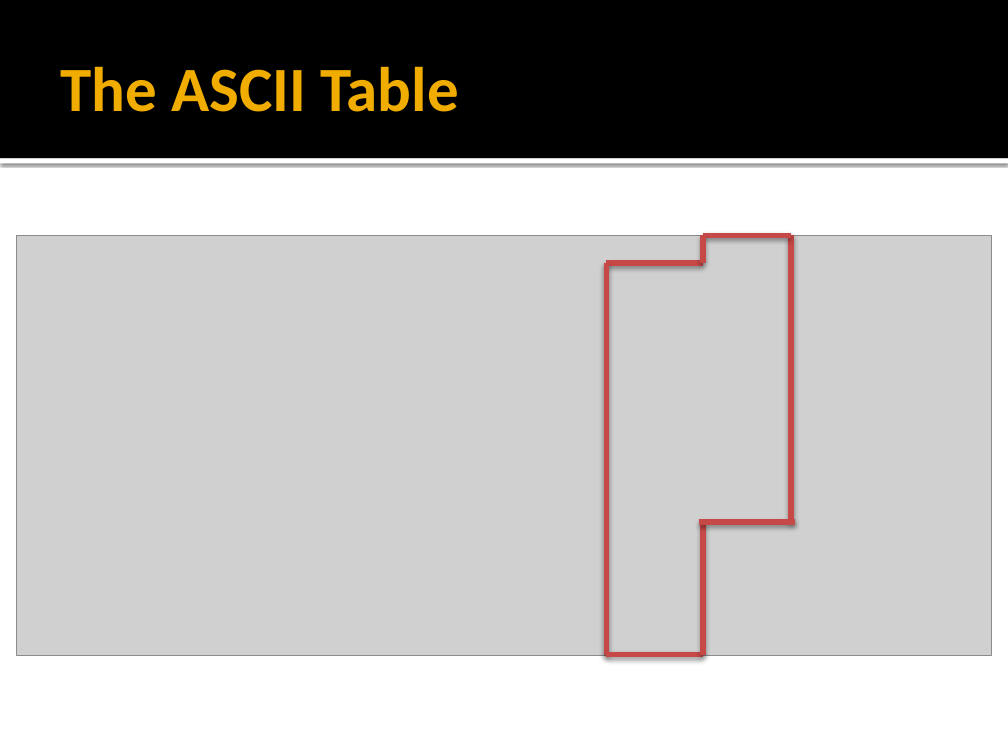
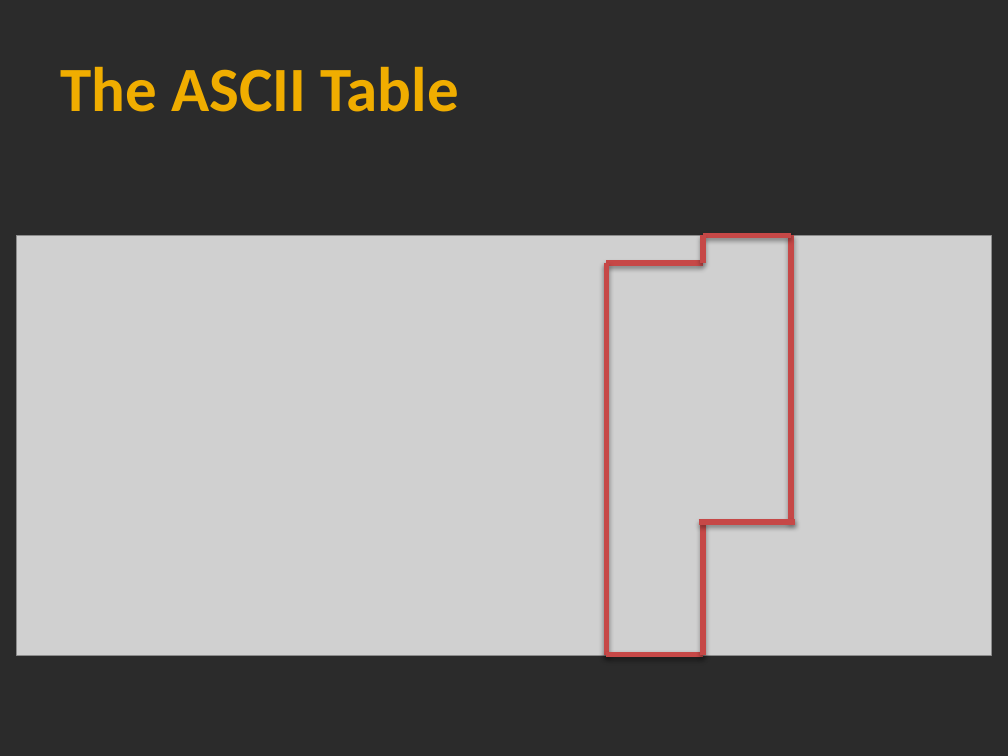
Before and after one commit to primusr/Notes, a slide deck: slide 10 of IT8/Caesar Ciphers Powerpoint.pptx. Drawn at 1008x756 pixels with LibreOffice and Linux fonts; fonts in the diff are those of the drawing; grey boxes stand for pictures; background and template pictures are left out; a plain dark background stands for a picture behind light text. Boxes give left, top, right and bottom in pixels: in the first picture for what was removed or moved away, otherwise in the second. Text is boxed around its words. In the diff, an @@ line names an element or a change of style, - is before the commit and + after.

```diff
--- a/IT8/Caesar Ciphers Powerpoint.pptx
+++ b/IT8/Caesar Ciphers Powerpoint.pptx
@@ background #FFFFFF to picture (left out) @@
@@ rectangle removed at <box>0,0,1008,158</box> @@
@@ rectangle removed at <box>0,158,1008,163</box> @@
```
Also in this commit, not shown: 20 other slides changed, 2 other files.
